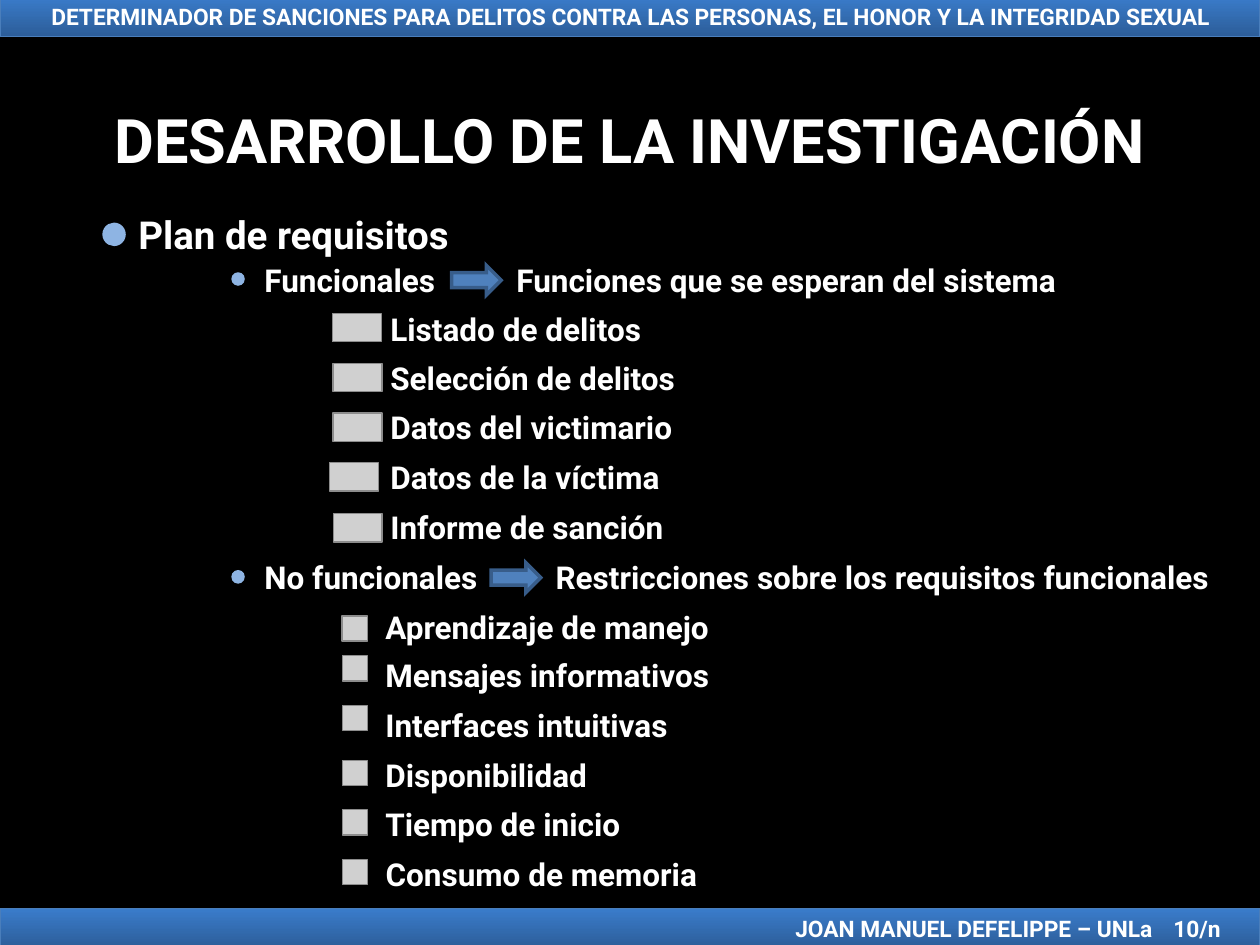
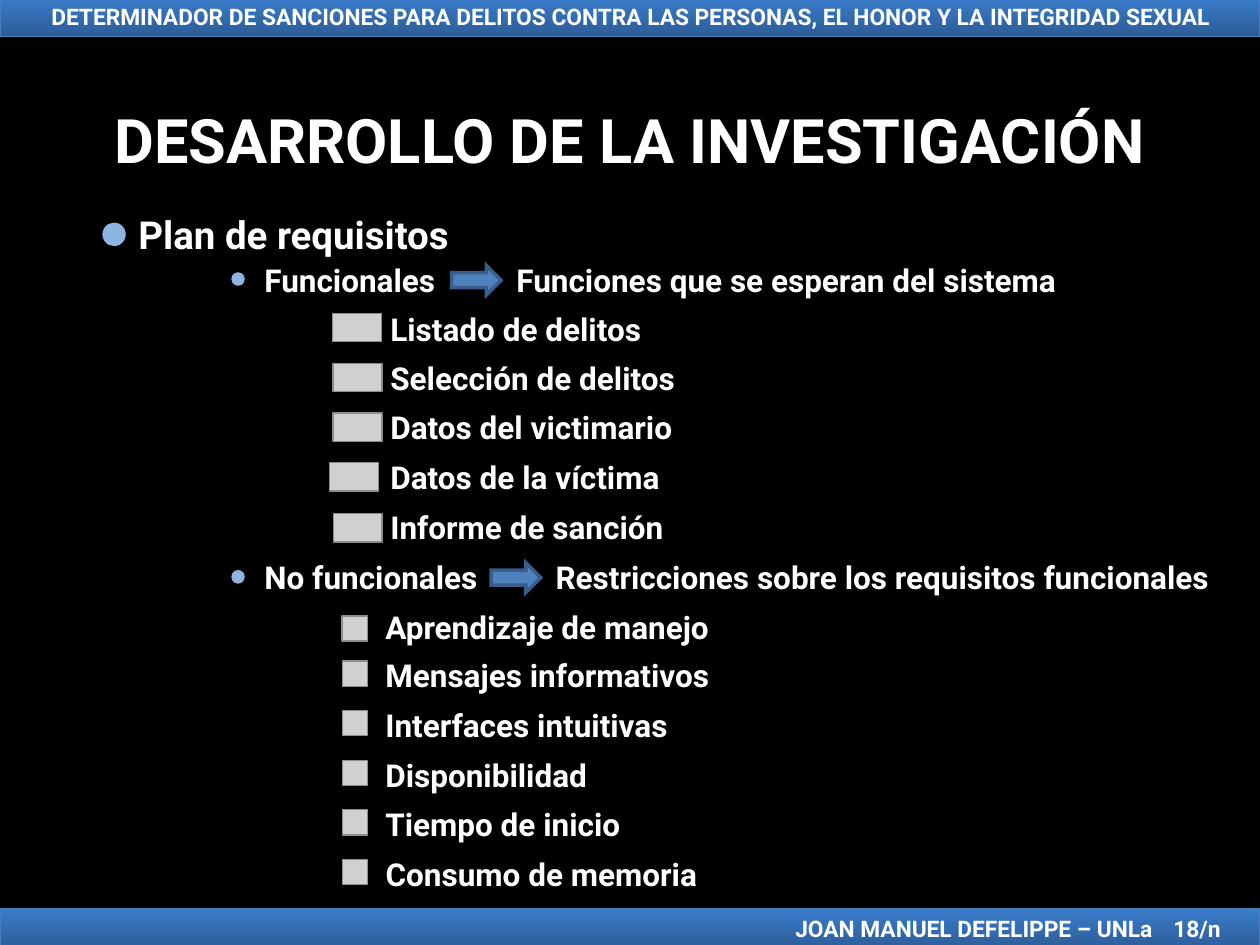
Before and after one commit to jmdefelippe/TFI_LicenciaturaEnSistemas, a slide deck: slide 18 of TFI Presentación Joan Manuel Defelippe.ppt. Drawn at 1260x945 pixels with LibreOffice and Linux fonts; fonts in the diff are those of the drawing; grey boxes stand for pictures. Boxes give left, top, right and bottom in pixels: in the first picture for what was removed or moved away, otherwise in the second. Text is boxed around its words. In the diff, an @@ line names an element or a change of style, - is before the commit and + after.

```diff
--- a/TFI Presentación Joan Manuel Defelippe.ppt
+++ b/TFI Presentación Joan Manuel Defelippe.ppt
@@ picture: place and size @@
-picture at box(343, 655, 368, 680)
+picture at box(343, 662, 368, 687)
@@ picture: place and size @@
-picture at box(343, 706, 368, 731)
+picture at box(343, 711, 368, 736)
@@ text in rectangle at box(795, 920, 1220, 939): text changed @@
-JOAN MANUEL DEFELIPPE – UNLa 10/n
+JOAN MANUEL DEFELIPPE – UNLa 18/n
```
Also in this commit, not shown: 32 other slides changed, 3 slides removed, 6 other files.
